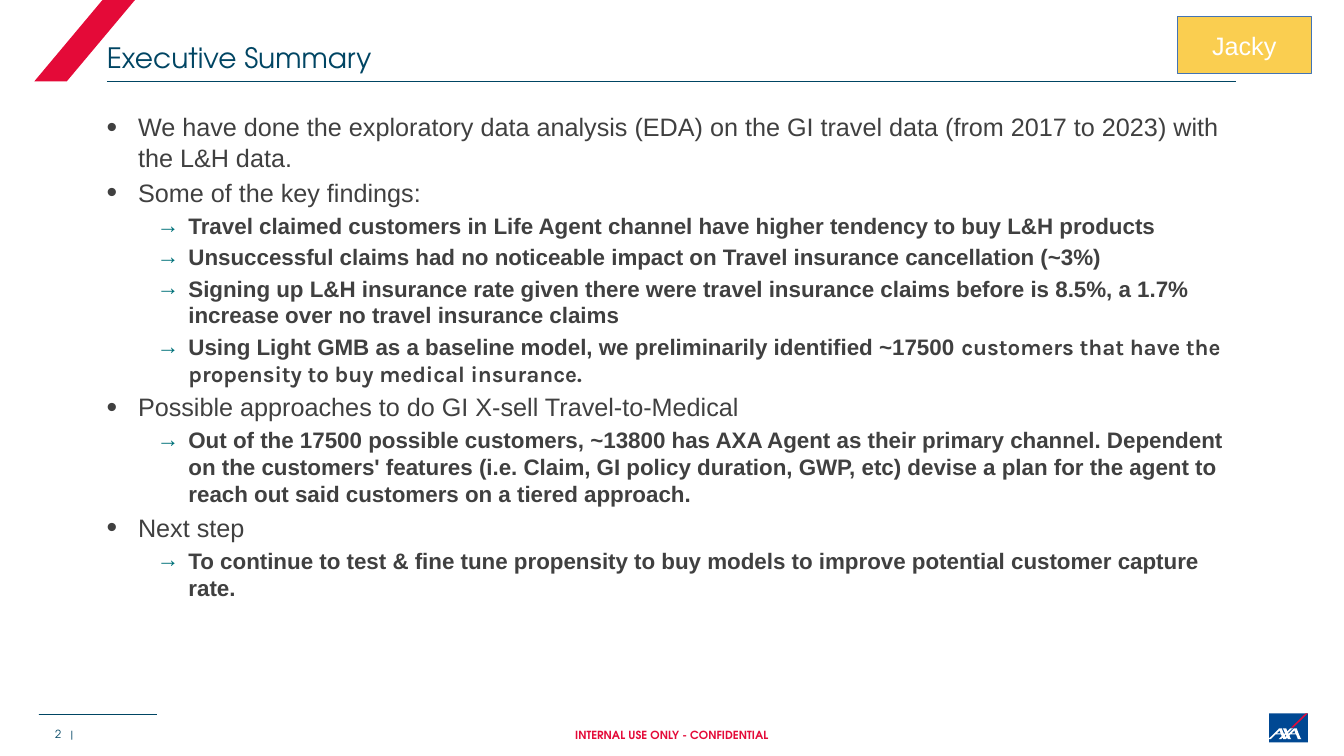
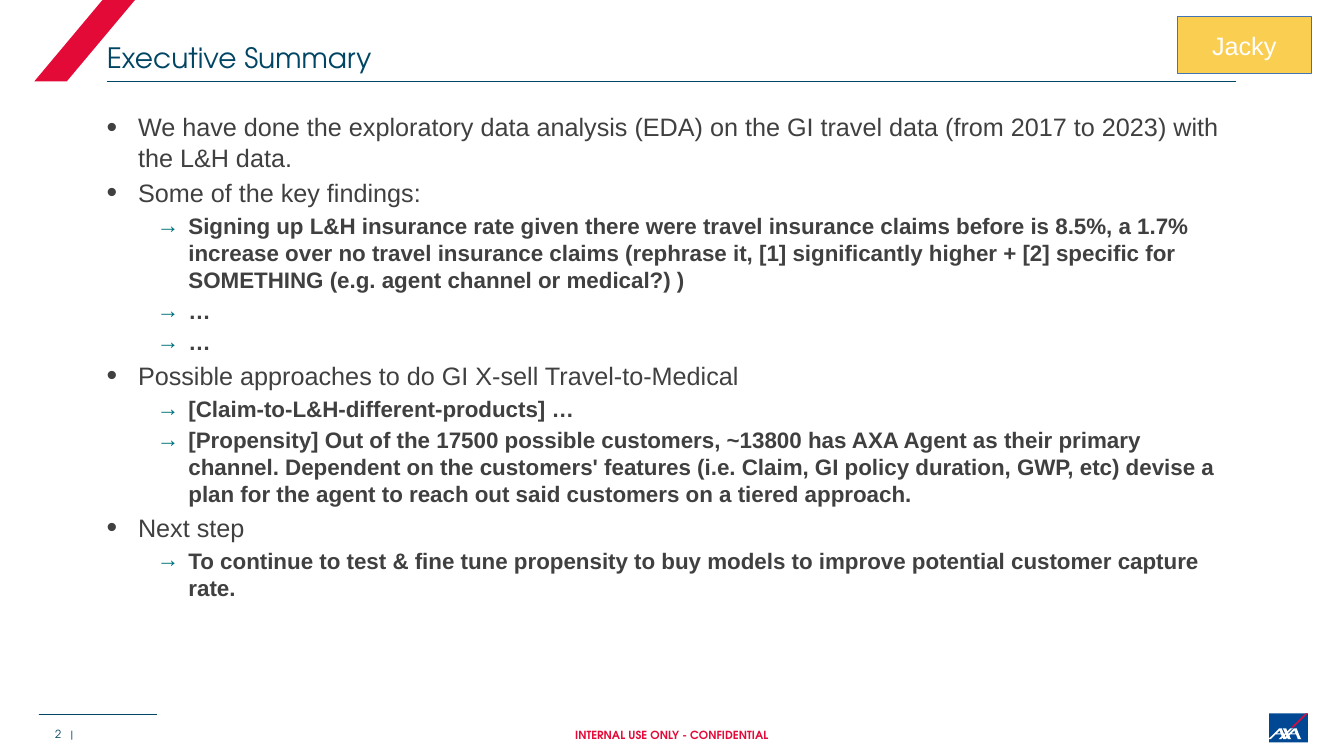
Before and after one commit to ithiria894/FateAi, a slide deck: slide 2 of DATAS/202303 GI Travel EDA - Sharing with GI team.pptx. Drawn at 1344x756 pixels with LibreOffice and Linux fonts; fonts in the diff are those of the drawing. Boxes give left, top, right and bottom in pixels: in the first picture for what was removed or moved away, otherwise in the second. Text is boxed around its words. In the diff, an @@ line names an element or a change of style, - is before the commit and + after.

```diff
--- a/DATAS/202303 GI Travel EDA - Sharing with GI team.pptx
+++ b/DATAS/202303 GI Travel EDA - Sharing with GI team.pptx
@@ text at (188, 217, 1188, 293): text changed @@
-  → Travel claimed customers in Life Agent channel have higher tendency to buy L&H products
-  → Unsuccessful claims had no noticeable impact on Travel insurance cancellation (~3%)
-  → Signing up L&H insurance rate given there were travel insurance claims before is 8.5%, a 1.7% increase over no travel insurance claims
-  → Using Light GMB as a baseline model, we preliminarily identified ~17500 customers that have the propensity to buy medical insurance.
+  → Signing up L&H insurance rate given there were travel insurance claims before is 8.5%, a 1.7% increase over no travel insurance claims (rephrase it, [1] significantly higher + [2] specific for SOMETHING (e.g. agent channel or medical?) )
+  → …
+  → …
@@ text at (188, 400, 1213, 507): text changed @@
-  → Out of the 17500 possible customers, ~13800 has AXA Agent as their primary channel. Dependent on the customers' features (i.e. Claim, GI policy duration, GWP, etc) devise a plan for the agent to reach out said customers on a tiered approach.
+  → [Claim-to-L&H-different-products] …
+  → [Propensity] Out of the 17500 possible customers, ~13800 has AXA Agent as their primary channel. Dependent on the customers' features (i.e. Claim, GI policy duration, GWP, etc) devise a plan for the agent to reach out said customers on a tiered approach.
```
Also in this commit, not shown: 29 other slides changed, 3 other files.
